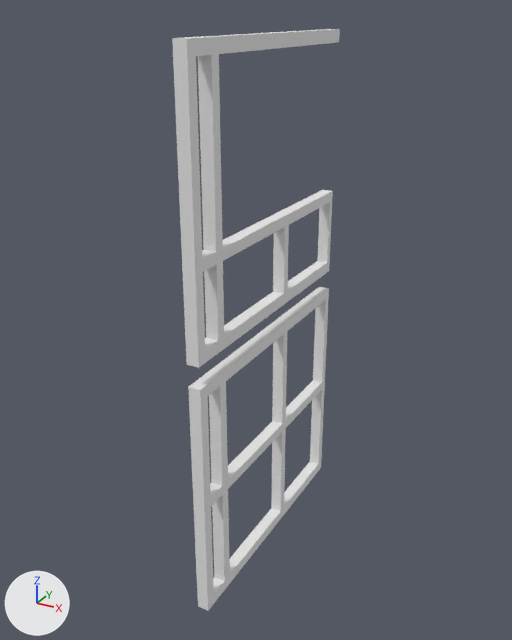
Before and after pictures for a commit that changed the OBJ model models/adream/window_h10_2.obj.
Both versions are drawn from a 50 mm lens placed at (11.08, -6.56, 6.73), pointed at (8.21, -1.32, 4.11). The axes (+X, +Y, +Z) are drawn at lower left. The lights are the same throughout. Where no turn or scale is listed for an object, it has been applied to the vertices.

Script lines for the objects in view, before the commit:
```python
mat_m_glass_frame_black_glossy = principled_material('M_glass_frame_black_glossy')
mat_m_glass_frame_black_glossy.base_color = (0.8, 0.8, 0.8)  # white #e7e7e7
mat_m_glass_frame_black_glossy.roughness = 1.0
me_window_h20_2_cube_005 = bpy.data.meshes.new('window_h20_2_Cube.005')
me_window_h20_2_cube_005.from_pydata(...)  # 96 vertices, 106 faces; spans x 8.25..8.36, y -2.51..0.0, z 1.71..4.0
me_window_h20_2_cube_005.materials.append(mat_m_glass_frame_black_glossy)  # white #e7e7e7
me_window_h20_3_cube_059 = bpy.data.meshes.new('window_h20_3_Cube.059')
me_window_h20_3_cube_059.from_pydata(...)  # 96 vertices, 102 faces; spans x 8.25..8.36, y -2.51..0.0, z 4.2..6.55
me_window_h20_3_cube_059.materials.append(mat_m_glass_frame_black_glossy)  # white #e7e7e7
ob_window_h20_2_cube_005 = bpy.data.objects.new('window_h20_2_Cube.005', me_window_h20_2_cube_005)
ob_window_h20_2_cube_005.location = (0.0, 0.0, 0.0)
ob_window_h20_3_cube_059 = bpy.data.objects.new('window_h20_3_Cube.059', me_window_h20_3_cube_059)
ob_window_h20_3_cube_059.location = (0.0, 0.0, 0.0)
```
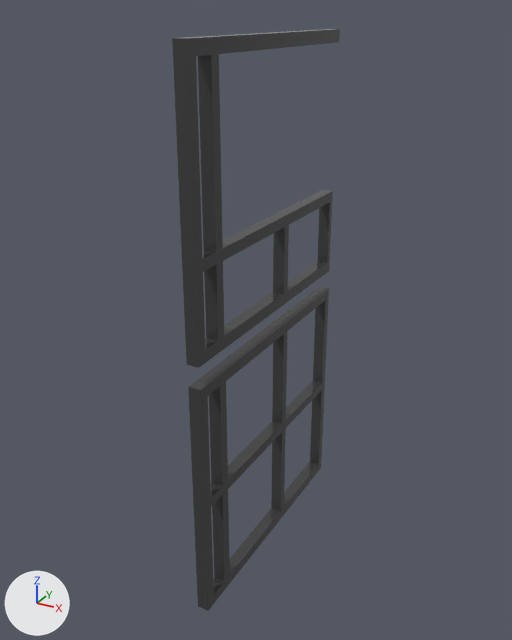
Edits to the bpy script that builds the scene:
```text
Change mat_m_glass_frame_black_glossy:
    mat_m_glass_frame_black_glossy.base_color: (0.8, 0.8, 0.8) -> (0.049, 0.049, 0.049)  # white #e7e7e7 -> black #3f3f3f
```

Where the change shows, as pixel boxes [x1, y1, x2, y2] in the pictures (512 x 640 px):
'window_h20_3_Cube.059', recoloured (white to black): [172, 29, 340, 368] in both
'window_h20_2_Cube.005', recoloured (white to black): [188, 287, 329, 611] in both
